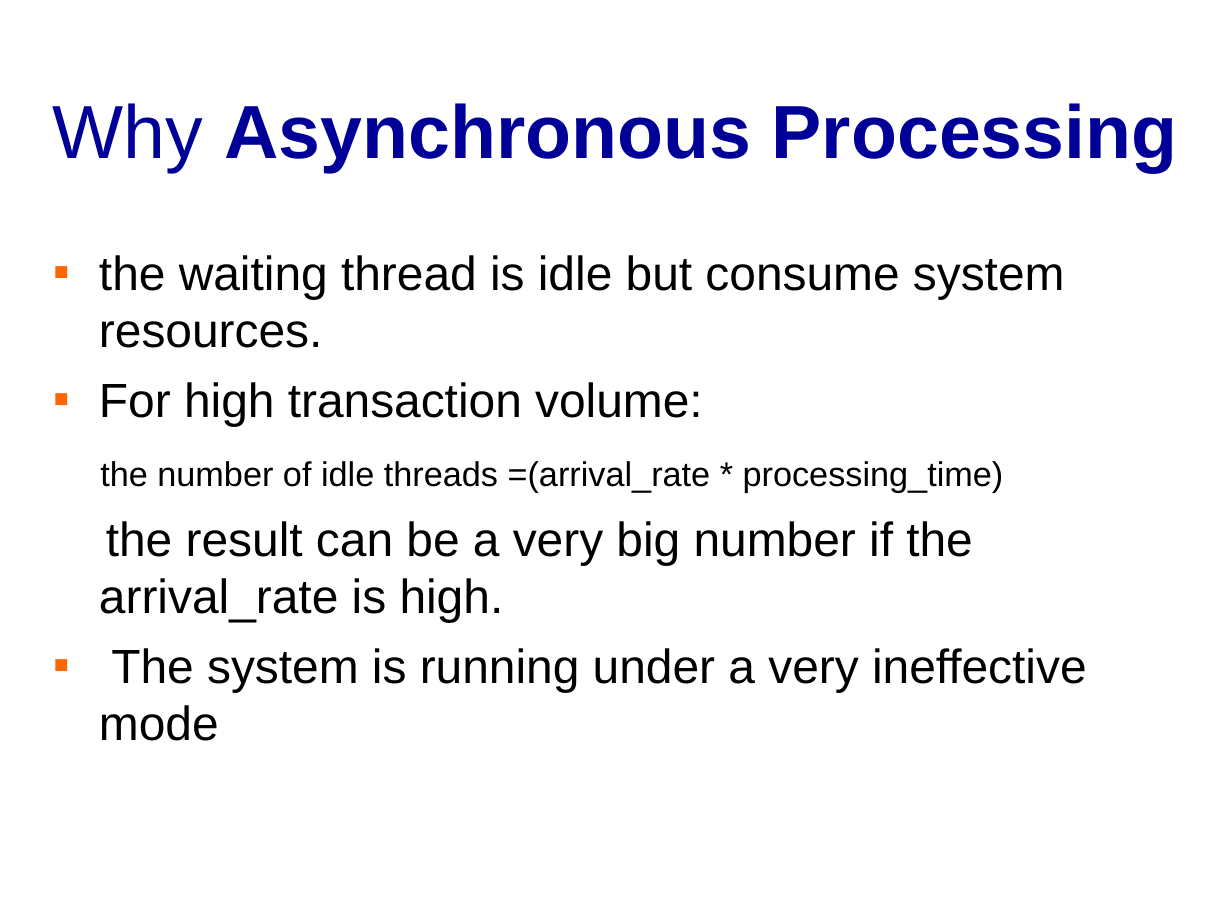
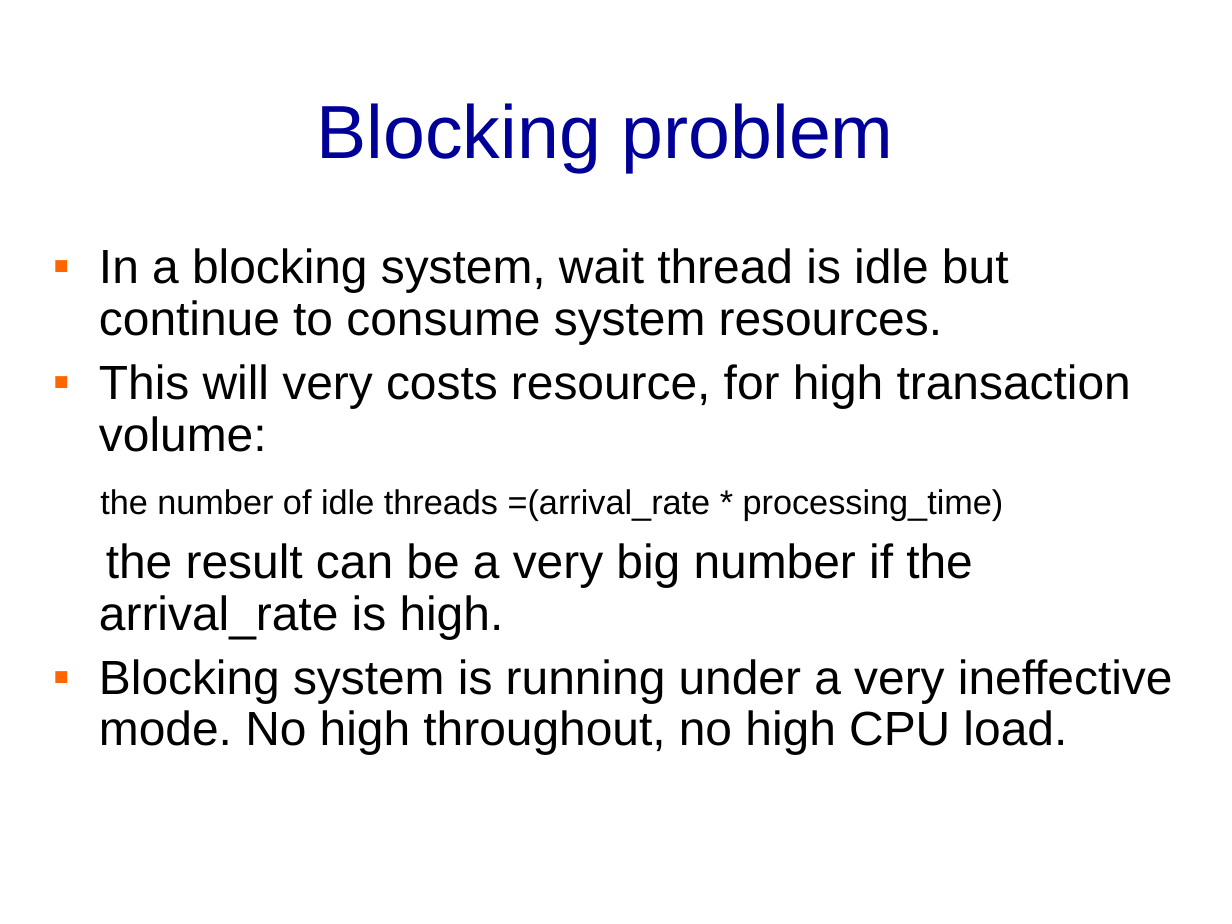
Before and after one commit to banq/jdonframework, a slide deck: slide 33 of doc/english/JdonFramework.ppt (slide 31 before the commit). Drawn at 1232x924 pixels with LibreOffice and Linux fonts; fonts in the diff are those of the drawing; background and template pictures are left out. Boxes give left, top, right and bottom in pixels: in the first picture for what was removed or moved away, otherwise in the second. Text is boxed around its words. In the diff, an @@ line names an element or a change of style, - is before the commit and + after.

```diff
--- a/doc/english/JdonFramework.ppt
+++ b/doc/english/JdonFramework.ppt
@@ title at <box>316,103,894,172</box>: text changed; bold off @@
-Why Asynchronous Processing
+Blocking problem
@@ text at <box>99,248,1131,452</box>: text changed @@
-▪ the waiting thread is idle but consume system resources.
-▪ For high transaction volume:
+▪ In a blocking system, wait thread is idle but continue to consume system resources.
+▪ This will very costs resource, for high transaction volume:
@@ text at <box>99,489,1004,639</box>: line spacing 1 to 0.9 @@
@@ text at <box>99,659,1173,754</box>: text changed @@
-▪ The system is running under a very ineffective mode
+▪ Blocking system is running under a very ineffective mode. No high throughout, no high CPU load.
```
Also in this commit, not shown: 3 other slides changed, 2 slides added, 1 slide removed, 4 other files.
